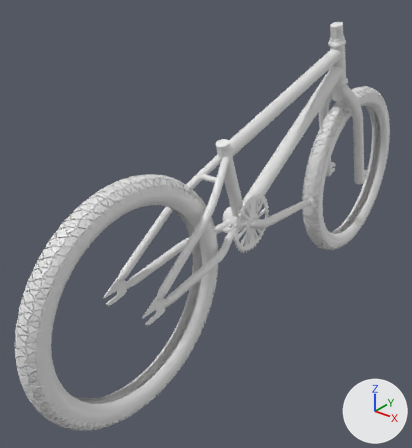
The Blender file bmx/bmx.blend, before and after one commit.
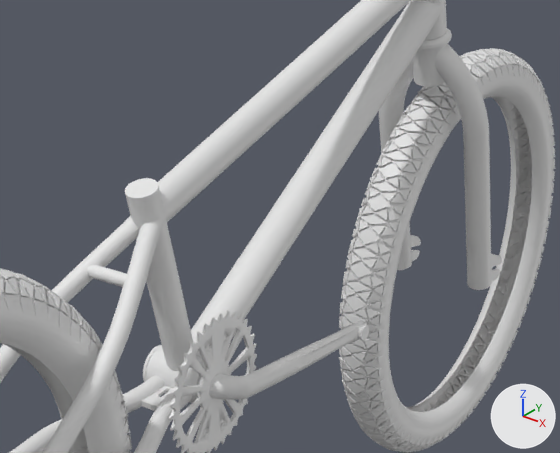
There are two pictures of each version: one whole from a camera (50 mm lens) standing at (1.037, -1.663, 0.555) and looking at (-0.104, -0.236, -0.33), one close up on the part from 40% to 95% of the width and 15% to 56% of the height. The axes (+X, +Y, +Z) are drawn at lower right. The lights are the same throughout.

The older version as bpy lines, for what is in view:
```python
ob_beziercurve = bpy.data.objects.new('BezierCurve', me_beziercurve_001)
ob_beziercurve.location = (0.0, -0.179, -0.301)
ob_cylinder_011 = bpy.data.objects.new('Cylinder.011', me_cylinder)
ob_cylinder_011.location = (0.0604, -0.199, -0.235)
ob_cylinder_011.rotation_euler = (0.0, 1.571, 0.0)  # degrees (0, 90, 0)
ob_cylinder_011.scale = (0.665, 0.665, 1.0)
ob_plane_001 = bpy.data.objects.new('Plane.001', me_plane_000)
ob_plane_001.location = (0.0, -0.708, -0.376)
ob_plane_001.rotation_euler = (0.0, 1.571, 0.0)  # degrees (0, 90, 0)
ob_plane_001.scale = (1.38, 1.38, 1.38)
# also in view: 'Cylinder.005' at (0.0, 0.596, -0.17); 'Plane' at (0.0, 0.694, -0.376); 'Cylinder.004' at (0.0, 0.501, 0.045); 'Circle' at (0.052, -0.179, -0.301); 'Cylinder.010' at (0.0, -0.349, -0.098)
```
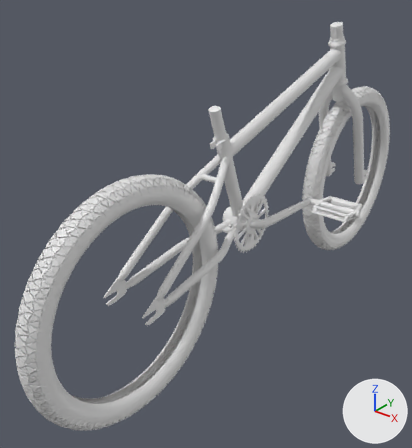
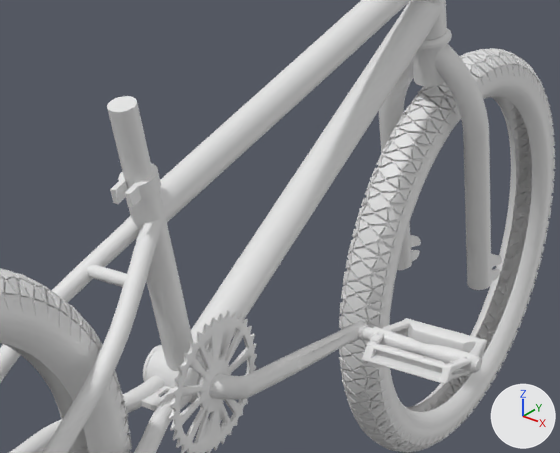
ob_cylinder_011 is not drawn itself; it is used by a modifier of ob_circle.

Where the newer file only moved an object's origin or applied its transform, the numbers keep the older frame.

Diff of the bpy script that builds the scene:
```diff
--- a/bmx/bmx.blend.py
+++ b/bmx/bmx.blend.py
@@ me_cylinder_034 @@
+me_cylinder_034.from_pydata(...)  # 108 vertices, 106 faces; spans x -0.0247..0.0247, y -0.0394..0.0271, z -0.0106..0.0103
+me_cylinder_034.polygons.foreach_set('use_smooth', [True] * 106)
@@ me_cylinder_033 @@
+me_cylinder_033.from_pydata(...)  # 56 vertices, 30 faces; spans x -0.019..0.019, y -0.018..0.018, z -0.084..0.08
+me_cylinder_033.polygons.foreach_set('use_smooth', [True] * 30)
@@ me_cylinder_030 @@
+me_cylinder_030.from_pydata(...)  # 144 vertices, 84 faces; spans x 0.13..0.841, y -0.28..-0.062, z -0.052..0.035
+me_cylinder_030.polygons.foreach_set('use_smooth', [True] * 84)
@@ me_cylinder_025 @@
+me_cylinder_025.from_pydata(...)  # 620 vertices, 565 faces; spans x -0.06..0.06, y -0.291..0.291, z -0.01..0.823
+me_cylinder_025.polygons.foreach_set('use_smooth', [True] * 565)
@@ ob_cylinder_011 @@
 ob_cylinder_011 = bpy.data.objects.new('Cylinder.011', me_cylinder)
-ob_cylinder_011.location = (0.0604, -0.199, -0.235)
+ob_cylinder_011.location = (0.0435, -0.179, -0.301)
 ob_cylinder_011.rotation_euler = (0.0, 1.571, 0.0)  # degrees (0, 90, 0)
@@ ob_cylinder_015 @@
+ob_cylinder_015 = bpy.data.objects.new('Cylinder.015', me_cylinder_034)
+ob_cylinder_015.location = (0.0, -0.289, 0.012)
+ob_cylinder_015.rotation_euler = (0.343, 0.0, 0.0)  # degrees (20, 0, 0)
@@ ob_cylinder_014 @@
+ob_cylinder_014 = bpy.data.objects.new('Cylinder.014', me_cylinder_033)
+ob_cylinder_014.location = (0.0, -0.299, 0.042)
+ob_cylinder_014.rotation_euler = (0.343, 0.0, 0.0)  # degrees (20, 0, 0)
@@ ob_cylinder_017 @@
+ob_cylinder_017 = bpy.data.objects.new('Cylinder.017', me_cylinder_030)
+ob_cylinder_017.location = (0.126, 0.115, -0.304)
+ob_cylinder_017.scale = (0.203, 0.203, -0.33)
@@ ob_cylinder_026 @@
+ob_cylinder_026 = bpy.data.objects.new('Cylinder.026', me_cylinder_025)
+ob_cylinder_026.location = (0.126, 0.115, -0.301)
+ob_cylinder_026.rotation_euler = (0.0, 1.571, 0.0)  # degrees (0, 90, 0)
+ob_cylinder_026.scale = (-0.227, -0.227, 0.226)
```

Where the change shows, as pixel boxes (x1, y1, x2, y2) in the close-ups (560 x 453 px):
'Circle', reshaped: (169, 311, 257, 453) in both
'Cylinder.026', added: after (362, 318, 487, 384)
'Cylinder.014', added: after (107, 96, 153, 189)
'Cylinder.015', added: after (110, 163, 161, 208)
'Cylinder.017', added: after (373, 332, 467, 364)
